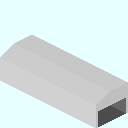
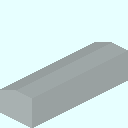
Layer changes from the first 128 × 128 image to the second:
showed group "W" (6 layers) over 0, 35, 128, 128
showed group "N" (5 layers) over 0, 35, 128, 128
showed group "E" (7 layers) over 0, 35, 128, 128
hid group "S" (7 layers) over 0, 35, 128, 128
